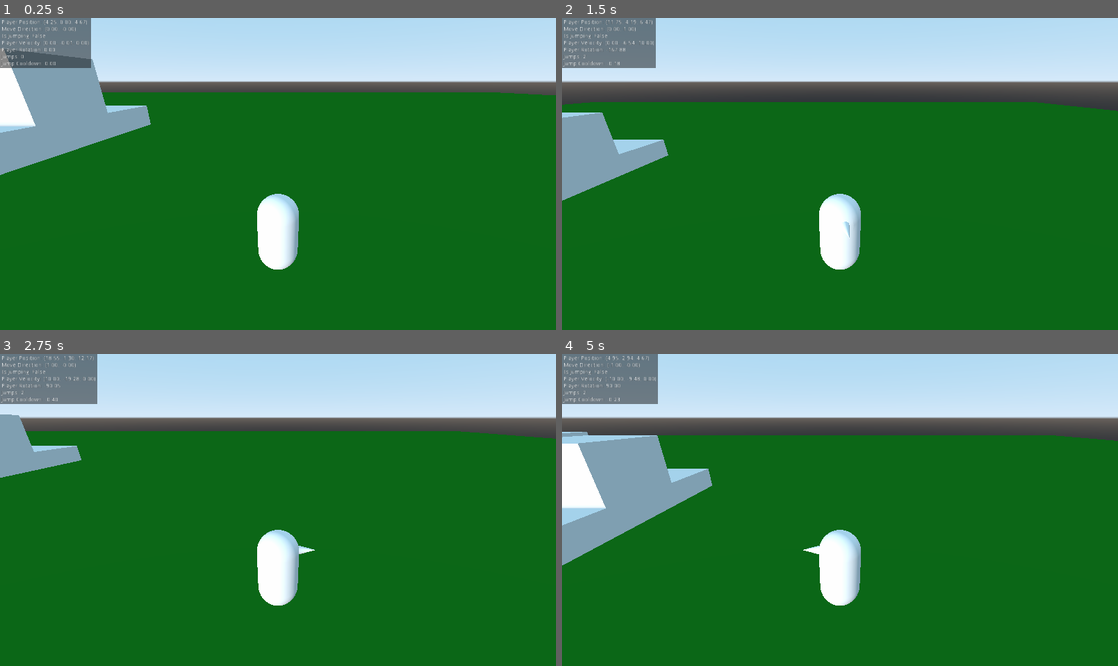
Above: before the commit, frames 1-4 (two rows, left to right).
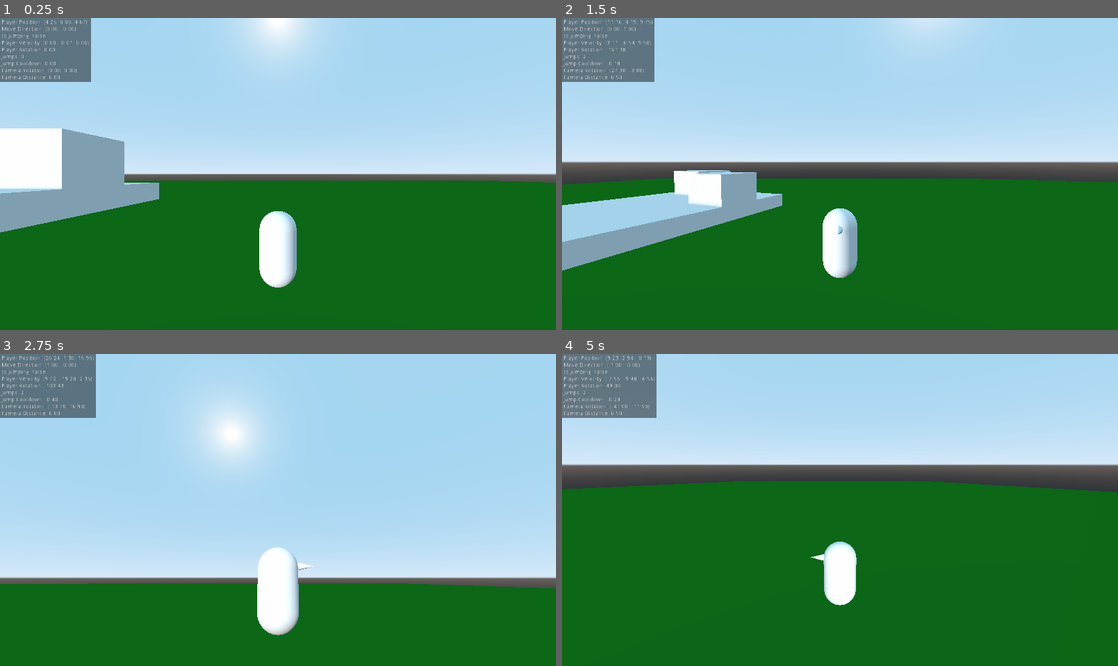
Above: after the commit, the same moments.

Repository: selgesel/godot3-third-person-controller
Game: Godot game, scene res://Main.tscn
The game is run twice, just before and just after one commit, with the same random seed, the same clock (stepped at 60 frames per second) and the same inputs.
Inputs (mouse positions are in pixels of both pictures, inside the frame that each line leads up to):
- Up to frame 1 (0.25 s): no input
- Up to frame 2 (1.5 s): tap Enter at 0.5 s; move the mouse to (962, 158) at 0.52 s; hold D (move_right) 0.53-1.28 s; tap Mouse wheel up (zoom_in, bound only after the commit) at 0.6 s; tap Space (jump) at 0.77, 1.07 s; tap Mouse wheel down (zoom_out, bound only after the commit) at 0.8, 1.35 s; move the mouse to (728, 189) at 1.27 s; hold S (move_backwards) from 1.28 s (still down)
- Up to frame 3 (2.75 s): tap Space (jump) at 1.52, 1.55, 1.82, 2.1 s; move the mouse to (333, 441) at 2.02 s; release S (move_backwards) at 2.03 s; hold D (move_right) from 2.03 s (still down); tap Mouse wheel up (zoom_in, bound only after the commit) at 2.3 s
- Up to frame 4 (5 s): move the mouse to (812, 572) at 2.77 s; release D (move_right) at 2.78 s; hold W (move_forward) 2.78-3.53 s; tap Mouse wheel up (zoom_in, bound only after the commit) at 2.85, 4.35 s; tap Space (jump) at 3.02, 3.32, 3.77, 3.8, 4.07, 4.52, 4.82 s; tap Mouse wheel down (zoom_out, bound only after the commit) at 3.05, 3.6 s; move the mouse to (1006, 556) at 3.52 s; hold A (move_left) from 3.53 s (still down); tap Escape (ui_cancel) at 4.15 s; move the mouse to (673, 463) at 4.27 s

The runs differ from the first frame. In frame 1, 44% of the frame differs, in the area x 0-100%, y 0-87%; in frame 2, 46%; in frame 3, 61%, in the area x 0-100%, y 0-91%; in frame 4, 31%.

Commit message:
Implement controllable camera

Diff:
--- a/Main.tscn
+++ b/Main.tscn
@@ -26,6 +26,7 @@
 
 [node name="CSGCombiner" type="CSGCombiner" parent="."]
 use_collision = true
+collision_mask = 2
 
 [node name="CSGMesh" type="CSGMesh" parent="CSGCombiner"]
 transform = Transform( 1, 0, 0, 0, -4.37114e-08, 1, 0, -1, -4.37114e-08, 0, 0, 0 )
--- /dev/null
+++ b/player/ControllableCamera.gd
@@ -0,0 +1,53 @@
+extends Spatial
+
+class_name ControllableCamera
+
+export(float) var min_pitch: float = -90
+export(float) var max_pitch: float = 75
+export(float) var rotate_speed: float = 10
+export(float) var sensitivity: float = 0.1
+export(float) var zoom_speed: float = 10
+export(float) var zoom_step: float = .5
+export(float) var min_distance: float = 3
+export(float) var max_distance: float = 10
+
+onready var _gimbal_h: Spatial = $GimbalH
+onready var _gimbal_v: Spatial = $GimbalH/GimbalV
+onready var _camera: ClippedCamera = $GimbalH/GimbalV/ClippedCamera
+
+var _rot_h: float = 0
+var _rot_v: float = 0
+var _is_capturing: bool = true
+var _distance: float = 0
+
+func _ready():
+    yield(get_parent(), "ready")
+    _distance = _camera.transform.origin.z
+    Input.set_mouse_mode(Input.MOUSE_MODE_CAPTURED)
+
+func _input(event):
+    if Input.is_action_just_pressed("ui_cancel"):
+        _is_capturing = !_is_capturing
+
+        if _is_capturing:
+            Input.set_mouse_mode(Input.MOUSE_MODE_CAPTURED)
+        else:
+            Input.set_mouse_mode(Input.MOUSE_MODE_VISIBLE)
+
+    if _is_capturing && event is InputEventMouseMotion:
+        _rot_h -= event.relative.x * sensitivity
+        _rot_v -= event.relative.y * sensitivity
+
+    _rot_v = clamp(_rot_v, min_pitch, max_pitch)
+
+    if _is_capturing:
+        if Input.is_action_just_pressed("zoom_in"):
+            _distance = clamp(_distance - zoom_step, min_distance, max_distance)
+        if Input.is_action_just_pressed("zoom_out"):
+            _distance = clamp(_distance + zoom_step, min_distance, max_distance)
+
+func _physics_process(delta):
+    _gimbal_h.rotation_degrees.y = lerp(_gimbal_h.rotation_degrees.y, _rot_h, rotate_speed * delta)
+    _gimbal_v.rotation_degrees.x = lerp(_gimbal_v.rotation_degrees.x, _rot_v, rotate_speed * delta)
+
+    _camera.transform.origin.z = lerp(_camera.transform.origin.z, _distance, zoom_speed * delta)
--- /dev/null
+++ b/player/ControllableCamera.tscn
@@ -0,0 +1,14 @@
+[gd_scene load_steps=2 format=2]
+
+[ext_resource path="res://player/ControllableCamera.gd" type="Script" id=1]
+
+[node name="ControllableCamera" type="Spatial"]
+script = ExtResource( 1 )
+
+[node name="GimbalH" type="Spatial" parent="."]
+
+[node name="GimbalV" type="Spatial" parent="GimbalH"]
+
+[node name="ClippedCamera" type="ClippedCamera" parent="GimbalH/GimbalV"]
+transform = Transform( 1, 0, 0, 0, 1, 0, 0, 0, 1, 0, 0, 6 )
+current = true
--- a/player/Player.gd
+++ b/player/Player.gd
@@ -9,11 +9,14 @@
 export(float) var max_slope_angle: float = 50
 export(int) var max_jumps: int = 2
 export(float) var jump_cooldown: float = .2
+export(float) var cam_follow_speed: float = 8
 
 onready var _skin: Spatial = $Skin
+onready var _camera: ControllableCamera = $CamRoot/ControllableCamera
 
 var _move_dir: Vector2 = Vector2.ZERO
 var _is_jumping: bool = false
+var _move_rot: float = 0
 
 var _velocity: Vector3 = Vector3.ZERO
 var _y_velocity: float = 0
@@ -30,6 +33,9 @@
 
 func _physics_process(delta):
     var direction = Vector3(_move_dir.x, 0, _move_dir.y)
+
+    _move_rot = lerp(_move_rot, deg2rad(_camera._rot_h), cam_follow_speed * delta)
+    direction = direction.rotated(Vector3.UP, _move_rot)
 
     _velocity = _velocity.linear_interpolate(direction * move_speed, acceleration * delta)
 
@@ -48,7 +54,7 @@
         _jump_cooldown_remaining = jump_cooldown
 
     if _move_dir != Vector2.ZERO:
-        _rotation = lerp_angle(_rotation, atan2(-_move_dir.x, -_move_dir.y), turn_speed * delta)
+        _rotation = lerp_angle(_rotation, atan2(-direction.x, -direction.z), turn_speed * delta)
         _skin.rotation.y = _rotation
 
     _velocity.y = _y_velocity
--- a/player/Player.tscn
+++ b/player/Player.tscn
@@ -1,6 +1,7 @@
-[gd_scene load_steps=5 format=2]
+[gd_scene load_steps=6 format=2]
 
 [ext_resource path="res://player/Player.gd" type="Script" id=1]
+[ext_resource path="res://player/ControllableCamera.tscn" type="PackedScene" id=2]
 
 [sub_resource type="CapsuleMesh" id=1]
 radius = 0.5
@@ -34,6 +35,7 @@
 transform = Transform( 1, 0, 0, 0, -4.37114e-08, -1, 0, 1, -4.37114e-08, 0, 1, 0 )
 shape = SubResource( 3 )
 
-[node name="Camera" type="Camera" parent="."]
-transform = Transform( 1, 0, 0, 0, 0.923639, 0.383264, 0, -0.383264, 0.923639, 0, 4.4251, 4.51287 )
-current = true
+[node name="CamRoot" type="Spatial" parent="."]
+transform = Transform( 1, 0, 0, 0, 1, 0, 0, 0, 1, 0, 3, 0 )
+
+[node name="ControllableCamera" parent="CamRoot" instance=ExtResource( 2 )]
--- a/project.godot
+++ b/project.godot
@@ -7,6 +7,16 @@
 ;   param=value ; assign values to parameters
 
 config_version=4
+
+_global_script_classes=[ {
+"base": "Spatial",
+"class": "ControllableCamera",
+"language": "GDScript",
+"path": "res://player/ControllableCamera.gd"
+} ]
+_global_script_class_icons={
+"ControllableCamera": ""
+}
 
 [application]
 
@@ -46,6 +56,21 @@
 "events": [ Object(InputEventKey,"resource_local_to_scene":false,"resource_name":"","device":0,"alt":false,"shift":false,"control":false,"meta":false,"command":false,"pressed":false,"scancode":32,"unicode":0,"echo":false,"script":null)
  ]
 }
+zoom_in={
+"deadzone": 0.5,
+"events": [ Object(InputEventMouseButton,"resource_local_to_scene":false,"resource_name":"","device":0,"alt":false,"shift":false,"control":false,"meta":false,"command":false,"button_mask":0,"position":Vector2( 0, 0 ),"global_position":Vector2( 0, 0 ),"factor":1.0,"button_index":4,"pressed":false,"doubleclick":false,"script":null)
+ ]
+}
+zoom_out={
+"deadzone": 0.5,
+"events": [ Object(InputEventMouseButton,"resource_local_to_scene":false,"resource_name":"","device":0,"alt":false,"shift":false,"control":false,"meta":false,"command":false,"button_mask":0,"position":Vector2( 0, 0 ),"global_position":Vector2( 0, 0 ),"factor":1.0,"button_index":5,"pressed":false,"doubleclick":false,"script":null)
+ ]
+}
+
+[layer_names]
+
+3d_physics/layer_1="environment"
+3d_physics/layer_2="player"
 
 [physics]
 
--- a/ui/Debugger.gd
+++ b/ui/Debugger.gd
@@ -11,4 +11,6 @@
     _label.text += "Player Velocity: (%.2f, %.2f, %.2f)\n" % [_player._velocity.x, _player._y_velocity, _player._velocity.z]
     _label.text += "Player Rotation: %.2f\n" % [rad2deg(_player._rotation)]
     _label.text += "Jumps: %d\n" % [_player._jump_count]
-    _label.text += "Jump Cooldown: %.2f" % [_player._jump_cooldown_remaining]
+    _label.text += "Jump Cooldown: %.2f\n" % [_player._jump_cooldown_remaining]
+    _label.text += "Camera Rotation: (%.2f, %.2f)\n" % [_player._camera._rot_h, _player._camera._rot_v]
+    _label.text += "Camera Distance: %.2f" % [_player._camera._distance]
Not shown, changed: CHANGELOG.md
Not shown, changed: README.md
